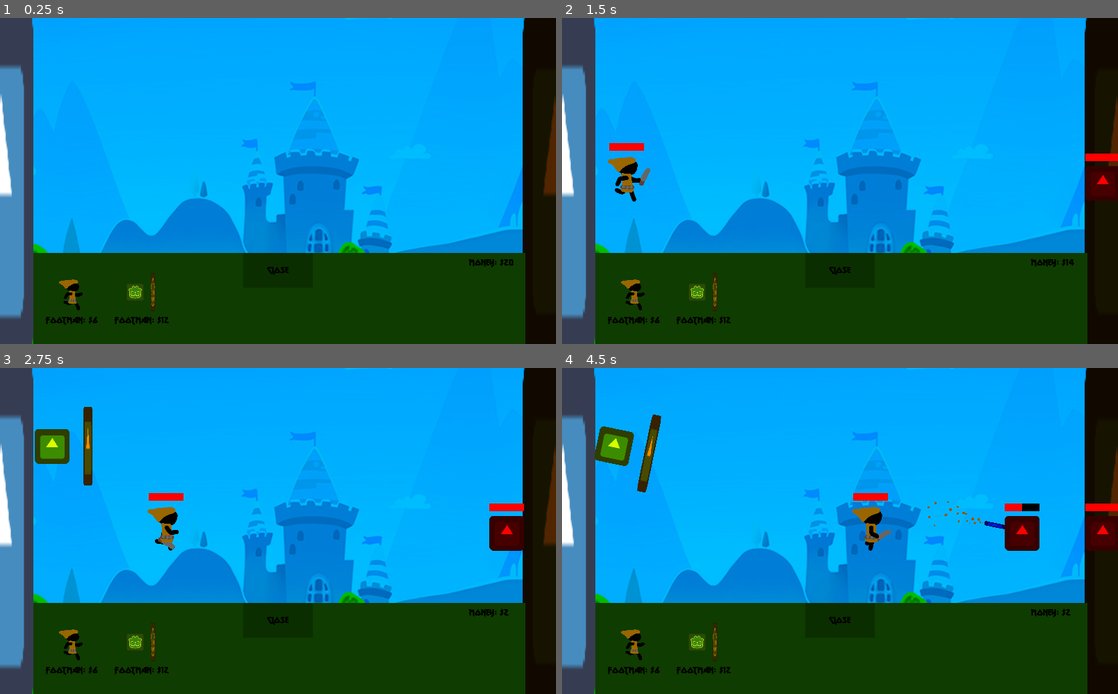
Above: before the commit, frames 1-4 (two rows, left to right).
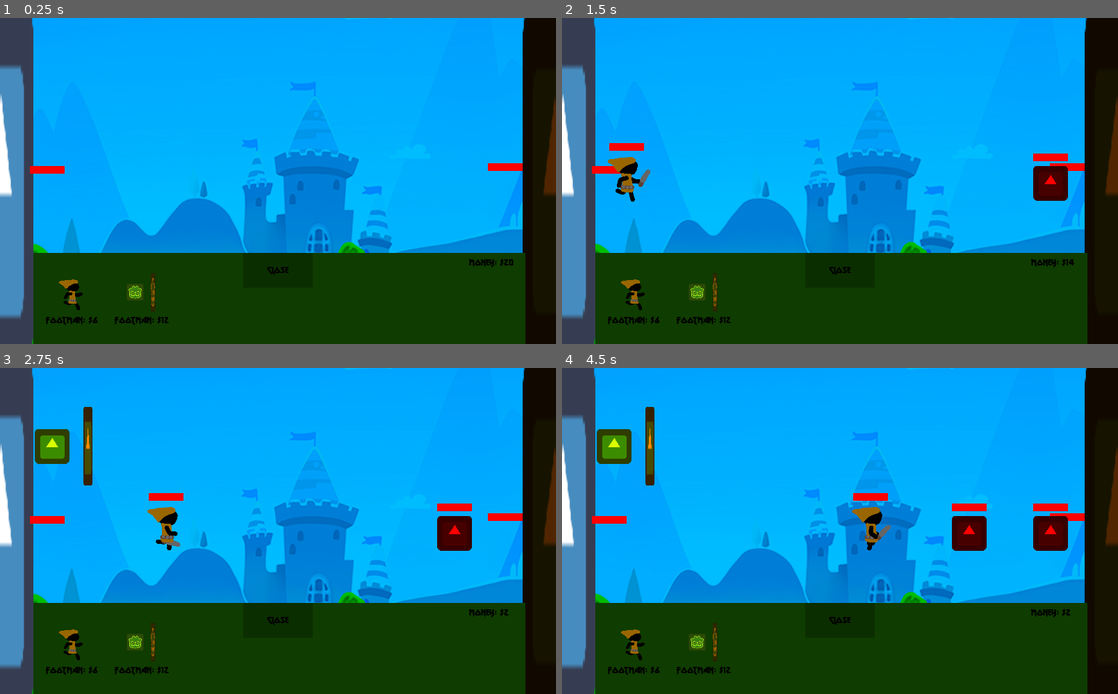
Above: after the commit, the same moments.

Repository: Blackout4344/Castle-Defense
Game: Godot game, scene res://Scenes/Main.tscn
Two runs of this game, one before a commit and one after it. Both use one fixed random seed, a clock stepped at 60 frames per second and the inputs below. The engine's default icon, where the game draws it, is replaced by a stand-in: a white triangle on a blue panel in a dark square.
Inputs:
- Up to frame 1 (0.25 s): no input
- Up to frame 2 (1.5 s): click "Buy Units" at 0.5 s; click "Footman: $6" at 1.25 s
- Up to frame 3 (2.75 s): click "Footman: $12" at 2 s
- Up to frame 4 (4.5 s): click "Buy Units" at 2.75 s; click "Footman: $6" at 3.5 s; click "Footman: $12" at 4.25 s

The runs differ from the first frame. In frame 1, 0.3% of the frame differs, in the area x 5-94%, y 44-48%; in frame 2, 1.8%; in frame 3, 1.9%; in frame 4, 3.9%, in the area x 5-100%, y 11-57%.

Commit message:
Castles Health

Diff:
--- a/CastleDefense/Scenes/Archer.tscn
+++ b/CastleDefense/Scenes/Archer.tscn
@@ -7,9 +7,10 @@
 extents = Vector2( 32, 32 )
 
 [sub_resource type="RectangleShape2D" id=2]
-extents = Vector2( 612, 618.5 )
+extents = Vector2( 306, 618.5 )
 
 [node name="Archer" type="KinematicBody2D"]
+position = Vector2( 1, 0 )
 collision_mask = 2
 script = ExtResource( 2 )
 health = 2.0
@@ -31,7 +32,7 @@
 [node name="AttackRange" type="Area2D" parent="."]
 
 [node name="Collision" type="CollisionShape2D" parent="AttackRange"]
-position = Vector2( 610, 88.5 )
+position = Vector2( 294, 94 )
 shape = SubResource( 2 )
 
 [node name="AttackCooldown" type="Timer" parent="."]
--- a/CastleDefense/Scenes/EnemyBase.tscn
+++ b/CastleDefense/Scenes/EnemyBase.tscn
@@ -1,11 +1,21 @@
-[gd_scene load_steps=3 format=2]
+[gd_scene load_steps=6 format=2]
 
 [ext_resource path="res://icon.png" type="Texture" id=1]
 [ext_resource path="res://Scripts/EnemyBase.gd" type="Script" id=2]
 
-[node name="EnemyBase" type="Node2D"]
+[sub_resource type="RectangleShape2D" id=1]
+extents = Vector2( 62, 350 )
+
+[sub_resource type="StyleBoxFlat" id=2]
+bg_color = Color( 1, 0, 0, 1 )
+
+[sub_resource type="StyleBoxFlat" id=3]
+bg_color = Color( 0, 0, 0, 1 )
+
+[node name="EnemyBase" type="StaticBody2D"]
 script = ExtResource( 2 )
 spawn_rate = 3.0
+health = 100.0
 
 [node name="Sprite" type="Sprite" parent="."]
 self_modulate = Color( 0.313726, 0.145098, 0, 1 )
@@ -17,4 +27,20 @@
 [node name="SpawnCooldown" type="Timer" parent="."]
 autostart = true
 
+[node name="CollisionShape2D" type="CollisionShape2D" parent="."]
+position = Vector2( -3, 0 )
+shape = SubResource( 1 )
+
+[node name="HealthBar" type="ProgressBar" parent="."]
+margin_left = -122.0
+margin_top = -36.0
+margin_right = -58.0
+margin_bottom = -22.0
+custom_styles/fg = SubResource( 2 )
+custom_styles/bg = SubResource( 3 )
+percent_visible = false
+
+[node name="EnemyLocation" type="Position2D" parent="."]
+position = Vector2( -89, 0 )
+
 [connection signal="timeout" from="SpawnCooldown" to="." method="_on_SpawnCooldown_timeout"]
--- a/CastleDefense/Scenes/Footman.tscn
+++ b/CastleDefense/Scenes/Footman.tscn
@@ -169,7 +169,7 @@
 scale = Vector2( 0.222917, 0.222917 )
 frames = SubResource( 2 )
 animation = "run"
-frame = 46
+frame = 48
 playing = true
 
 [node name="Collision" type="CollisionShape2D" parent="."]
--- a/CastleDefense/Scenes/PlayerBase.tscn
+++ b/CastleDefense/Scenes/PlayerBase.tscn
@@ -30,9 +30,19 @@
 [sub_resource type="DynamicFont" id=4]
 font_data = ExtResource( 3 )
 
-[node name="PlayerBase" type="Node2D"]
+[sub_resource type="StyleBoxFlat" id=9]
+bg_color = Color( 1, 0, 0, 1 )
+
+[sub_resource type="StyleBoxFlat" id=10]
+bg_color = Color( 0, 0, 0, 1 )
+
+[sub_resource type="RectangleShape2D" id=11]
+extents = Vector2( 56.5, 342.5 )
+
+[node name="PlayerBase" type="StaticBody2D"]
 position = Vector2( 1, 0 )
 script = ExtResource( 5 )
+health = 100.0
 
 [node name="Sprite" type="Sprite" parent="."]
 position = Vector2( 0, -5.72205e-06 )
@@ -138,6 +148,19 @@
 custom_fonts/font = SubResource( 4 )
 text = "Money: $0"
 
+[node name="HealthBar" type="ProgressBar" parent="."]
+margin_left = 54.0
+margin_top = -31.0
+margin_right = 118.0
+margin_bottom = -17.0
+custom_styles/fg = SubResource( 9 )
+custom_styles/bg = SubResource( 10 )
+percent_visible = false
+
+[node name="CollisionShape2D" type="CollisionShape2D" parent="."]
+position = Vector2( -1, 1 )
+shape = SubResource( 11 )
+
 [connection signal="pressed" from="ShowUnitsShop" to="." method="_on_ShowUnitsShop_pressed"]
 [connection signal="pressed" from="Units/HideUnitsShop" to="." method="_on_HideUnitsShop_pressed"]
 [connection signal="pressed" from="Units/Footman" to="." method="_on_Footman_pressed"]
--- a/CastleDefense/Scripts/Archer.gd
+++ b/CastleDefense/Scripts/Archer.gd
@@ -7,18 +7,18 @@
 var target : PhysicsBody2D = null;
 
 func _physics_process(delta):
-    var enemy_x : int = 10000000;
-    for i in $AttackRange.get_overlapping_bodies():
-        if (i.filename != "res://Scenes/Enemy.tscn"):
-            continue;
-        if (i.global_position.x <= enemy_x):
-            enemy_x = i.global_position.x;
-            target = i;
+	var enemy_x : int = 10000000;
+	for i in $AttackRange.get_overlapping_bodies():
+		if (i.filename != "res://Scenes/Enemy.tscn"):
+			continue;
+		if (i.global_position.x <= enemy_x):
+			enemy_x = i.global_position.x;
+			target = i;
 
 func _on_AttackCooldown_timeout():
-    if (weakref(target).get_ref()):
-        look_at(target.global_position);
-        var new_arrow : KinematicBody2D = ArrowScene.instance();
-        get_parent().add_child(new_arrow);
-        new_arrow.global_position = $Sprite/Bow.global_position;
-        new_arrow.shoot(target.global_position);
+	if (weakref(target).get_ref()):
+		look_at(target.global_position);
+		var new_arrow : KinematicBody2D = ArrowScene.instance();
+		get_parent().add_child(new_arrow);
+		new_arrow.global_position = $Sprite/Bow.global_position;
+		new_arrow.shoot(target.global_position);
--- a/CastleDefense/Scripts/Arrow.gd
+++ b/CastleDefense/Scripts/Arrow.gd
@@ -6,14 +6,14 @@
 var vel : Vector2;
 
 func _physics_process(delta):
-    vel = move_and_slide(vel, Vector2.UP);
+	vel = move_and_slide(vel, Vector2.UP);
 
 func shoot(target : Vector2):
-    look_at(target);
-    vel = global_position.direction_to(target);
-    vel = vel.normalized() * speed;
+	look_at(target);
+	vel = global_position.direction_to(target);
+	vel = vel.normalized() * speed;
 
 func _on_BodyCollisions_body_entered(body : PhysicsBody2D):
-    if (body.filename == "res://Scenes/Enemy.tscn"):
-        body.health -= damage;
-        queue_free();
+	if (body.filename == "res://Scenes/Enemy.tscn" or body.filename == "res://Scenes/EnemyBase.tscn"):
+		body.health -= damage;
+		queue_free();
--- a/CastleDefense/Scripts/Enemy.gd
+++ b/CastleDefense/Scripts/Enemy.gd
@@ -8,22 +8,22 @@
 var target : PhysicsBody2D = null;
 
 func _ready():
-    $HealthBar.max_value = health;
+	$HealthBar.max_value = health;
 
 func _physics_process(delta):
-    if (health <= 0):
-        Global.money += 2;
-        queue_free();
-    $HealthBar.value = health;
-    move_and_slide(vel, Vector2.UP);
-    var player_x : int = -10000000;
-    for i in $BodyCollisions.get_overlapping_bodies():
-        if (i.filename != "res://Scenes/Footman.tscn" && i.filename != "res://Scenes/PlayerBase.tscn"):
-            continue;
-        if (i.global_position.x >= player_x):
-            player_x = i.global_position.x;
-            target = i;
+	if (health <= 0):
+		Global.money += 2;
+		queue_free();
+	$HealthBar.value = health;
+	move_and_slide(vel, Vector2.UP);
+	var player_x : int = -10000000;
+	for i in $BodyCollisions.get_overlapping_bodies():
+		if (i.filename != "res://Scenes/Footman.tscn" && i.filename != "res://Scenes/PlayerBase.tscn"):
+			continue;
+		if (i.global_position.x >= player_x):
+			player_x = i.global_position.x;
+			target = i;
 
 func _on_AttackCooldown_timeout():
-    if (weakref(target).get_ref()):
-        target.health -= damage;
+	if (weakref(target).get_ref()):
+		target.health -= damage;
--- a/CastleDefense/Scripts/EnemyBase.gd
+++ b/CastleDefense/Scripts/EnemyBase.gd
@@ -1,13 +1,22 @@
 extends Node2D
 
 export var spawn_rate : float;
+export var health : float;
+
 
 var EnemyScene : PackedScene = preload("res://Scenes/Enemy.tscn");
 
 func _ready():
-    $SpawnCooldown.wait_time = spawn_rate;
+	$SpawnCooldown.wait_time = spawn_rate;
+	$HealthBar.max_value = health;
+func _process(delta):
+	if (health <= 0):
+		queue_free();
+	$HealthBar.value = health;
 
 func _on_SpawnCooldown_timeout():
-    add_child(EnemyScene.instance());
-    spawn_rate *= 0.999;
-    $SpawnCooldown.wait_time = spawn_rate;
+	var new_enemy : KinematicBody2D = EnemyScene.instance();
+	new_enemy.position = $EnemyLocation.position;
+	add_child(new_enemy);
+	spawn_rate *= 0.999;
+	$SpawnCooldown.wait_time = spawn_rate;
--- a/CastleDefense/Scripts/Footman.gd
+++ b/CastleDefense/Scripts/Footman.gd
@@ -8,29 +8,29 @@
 var target : PhysicsBody2D = null;
 
 func _ready():
-    $HealthBar.max_value = health;
+	$HealthBar.max_value = health;
 
 func _physics_process(delta):
-    if (health <= 0):
-        queue_free();
-    $HealthBar.value = health;
-    move_and_slide(vel, Vector2.UP);
-    var enemy_x : int = 10000000;
-    for i in $BodyCollisions.get_overlapping_bodies():
-        if (i.filename != "res://Scenes/Enemy.tscn"):
-            continue;
-        if (i.global_position.x <= enemy_x):
-            enemy_x = i.global_position.x;
-            target = i;
+	if (health <= 0):
+		queue_free();
+	$HealthBar.value = health;
+	move_and_slide(vel, Vector2.UP);
+	var enemy_x : int = 10000000;
+	for i in $BodyCollisions.get_overlapping_bodies():
+		if (i.filename != "res://Scenes/Enemy.tscn" && i.filename != "res://Scenes/EnemyBase.tscn"):
+			continue;
+		if (i.global_position.x <= enemy_x):
+			enemy_x = i.global_position.x;
+			target = i;
 
 func _on_AttackCooldown_timeout():
-    if (weakref(target).get_ref()):
-        look_at(target.global_position);
-        target.health -= damage;
+	if (weakref(target).get_ref()):
+		look_at(target.global_position);
+		target.health -= damage;
 
 func _on_AnimatedSprite_animation_finished():
-    if (weakref(target).get_ref()):
-        if ($BodyCollisions.overlaps_body(target)):
-            $AnimatedSprite.play("attack");
-    else:
-        $AnimatedSprite.play("run");
+	if (weakref(target).get_ref()):
+		if ($BodyCollisions.overlaps_body(target)):
+			$AnimatedSprite.play("attack");
+	else:
+		$AnimatedSprite.play("run");
--- a/CastleDefense/Scripts/PlayerBase.gd
+++ b/CastleDefense/Scripts/PlayerBase.gd
@@ -1,30 +1,39 @@
 extends Node2D
+
+
+export var health : float;
 
 var FootmanScene : PackedScene = preload("res://Scenes/Footman.tscn");
 var ArcherScene : PackedScene = preload("res://Scenes/Archer.tscn");
 
 func _process(delta):
-    $Units/Money.text = "Money: $" + str(Global.money)
+	$Units/Money.text = "Money: $" + str(Global.money)
+	if (health <= 0):
+		queue_free();
+	$HealthBar.value = health;
+
+func _ready():
+	$HealthBar.max_value = health;
 
 func _on_Footman_pressed():
-    if (Global.money >= 6):
-        Global.money -= 6;
-        var new_footman : KinematicBody2D = FootmanScene.instance();
-        new_footman.position = $FootmanLocation.position;
-        add_child(new_footman);
+	if (Global.money >= 6):
+		Global.money -= 6;
+		var new_footman : KinematicBody2D = FootmanScene.instance();
+		new_footman.position = $FootmanLocation.position;
+		add_child(new_footman);
 
 func _on_Archer_pressed():
-    if (Global.money >= 12):
-        Global.money -= 12;
-        var new_archer : KinematicBody2D = ArcherScene.instance();
-        new_archer.position = $ArcherLocation.position;
-        add_child(new_archer);
+	if (Global.money >= 12):
+		Global.money -= 12;
+		var new_archer : KinematicBody2D = ArcherScene.instance();
+		new_archer.position = $ArcherLocation.position;
+		add_child(new_archer);
 
 
 func _on_ShowUnitsShop_pressed():
-    $ShowUnitsShop.visible = false;
-    $Units.visible = true;
+	$ShowUnitsShop.visible = false;
+	$Units.visible = true;
 
 func _on_HideUnitsShop_pressed():
-    $Units.visible = false;
-    $ShowUnitsShop.visible = true;
+	$Units.visible = false;
+	$ShowUnitsShop.visible = true;
Not shown: 1 places in CastleDefense/Scenes/PlayerBase.tscn that only renumber resources
